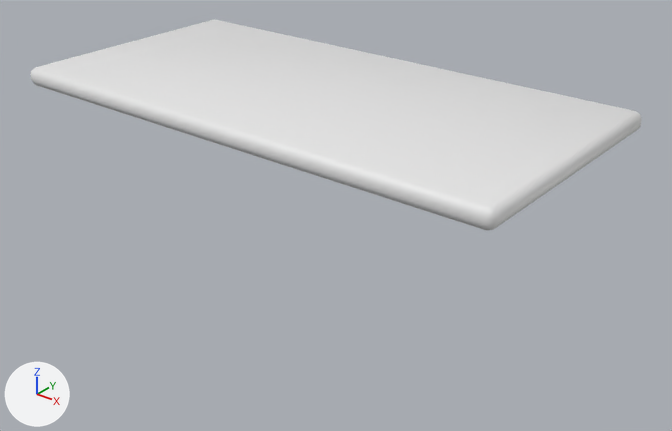
Before and after pictures for a commit that changed the Blender file artassets/table.blend.
Camera for both pictures: a 50 mm camera at (4.11, -4.9, 3.45) aimed at (0.18, 0.0, 0.41). Every picture has the same lights, and +X, +Y and +Z are marked at lower left.
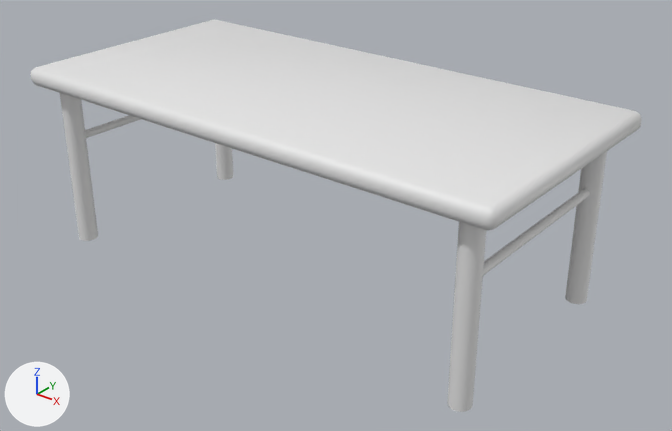
Commit message: Table fix?

Changed parts and their boxes (x1, y1, x2, y2) in the pictures (672 x 431 px):
'Cylinder', shown: after (60, 93, 607, 412)
'Cylinder.001', shown: after (85, 115, 590, 275)

The change in detail:
Object 'Cylinder' (ob_cylinder) is now shown.
Object 'Cylinder.001' (ob_cylinder_001) is now shown.
